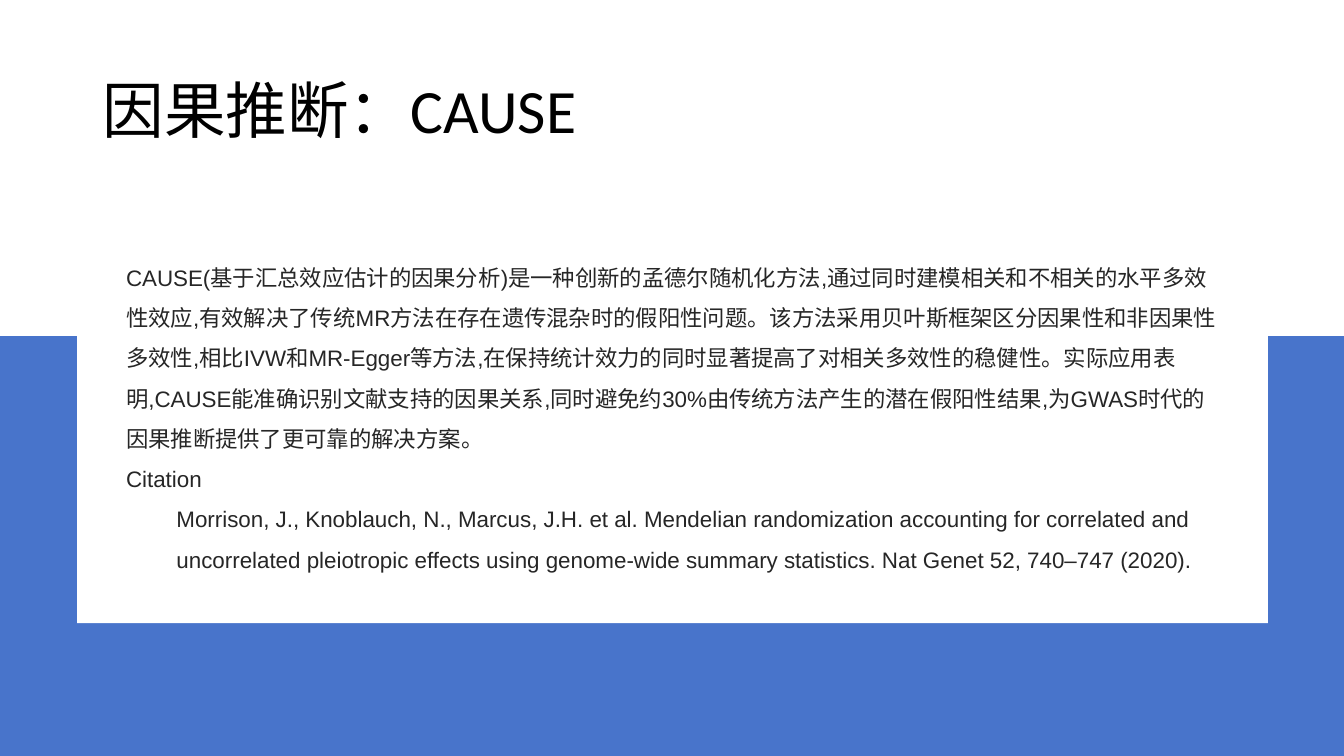
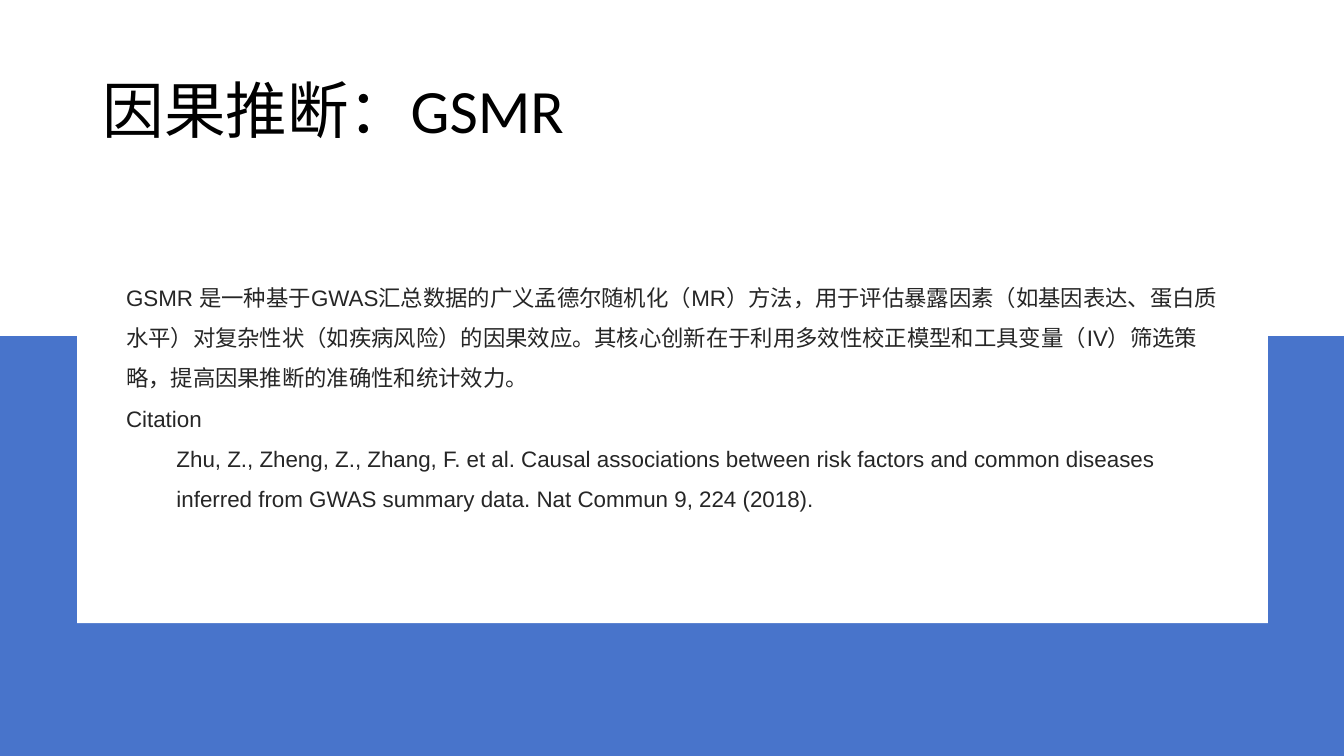
Before and after one commit to baiqiang963/OmniGWAS-Toolkit, a slide deck: slide 9 of 内置分析介绍与引用.pptx. Drawn at 1344x756 pixels with LibreOffice and Linux fonts; fonts in the diff are those of the drawing. Boxes give left, top, right and bottom in pixels: in the first picture for what was removed or moved away, otherwise in the second. Text is boxed around its words. In the diff, an @@ line names an element or a change of style, - is before the commit and + after.

```diff
--- a/内置分析介绍与引用.pptx
+++ b/内置分析介绍与引用.pptx
@@ title at box(102, 81, 563, 138): text changed @@
-因果推断：CAUSE
+因果推断：GSMR
@@ text at box(126, 287, 1217, 388): text changed @@
-CAUSE(基于汇总效应估计的因果分析)是一种创新的孟德尔随机化方法,通过同时建模相关和不相关的水平多效性效应,有效解决了传统MR方法在存在遗传混杂时的假阳性问题。该方法采用贝叶斯框架区分因果性和非因果性多效性,相比IVW和MR-Egger等方法,在保持统计效力的同时显著提高了对相关多效性的稳健性。实际应用表明,CAUSE能准确识别文献支持的因果关系,同时避免约30%由传统方法产生的潜在假阳性结果,为GWAS时代的因果推断提供了更可靠的解决方案。
+GSMR 是一种基于GWAS汇总数据的广义孟德尔随机化（MR）方法，用于评估暴露因素（如基因表达、蛋白质水平）对复杂性状（如疾病风险）的因果效应。其核心创新在于利用多效性校正模型和工具变量（IV）筛选策略，提高因果推断的准确性和统计效力。
@@ text at box(176, 450, 1154, 512): text changed @@
-  Morrison, J., Knoblauch, N., Marcus, J.H. et al. Mendelian randomization accounting for correlated and uncorrelated pleiotropic effects using genome-wide summary statistics. Nat Genet 52, 740–747 (2020).
+  Zhu, Z., Zheng, Z., Zhang, F. et al. Causal associations between risk factors and common diseases inferred from GWAS summary data. Nat Commun 9, 224 (2018).
```
Also in this commit, not shown: 3 other slides changed.
